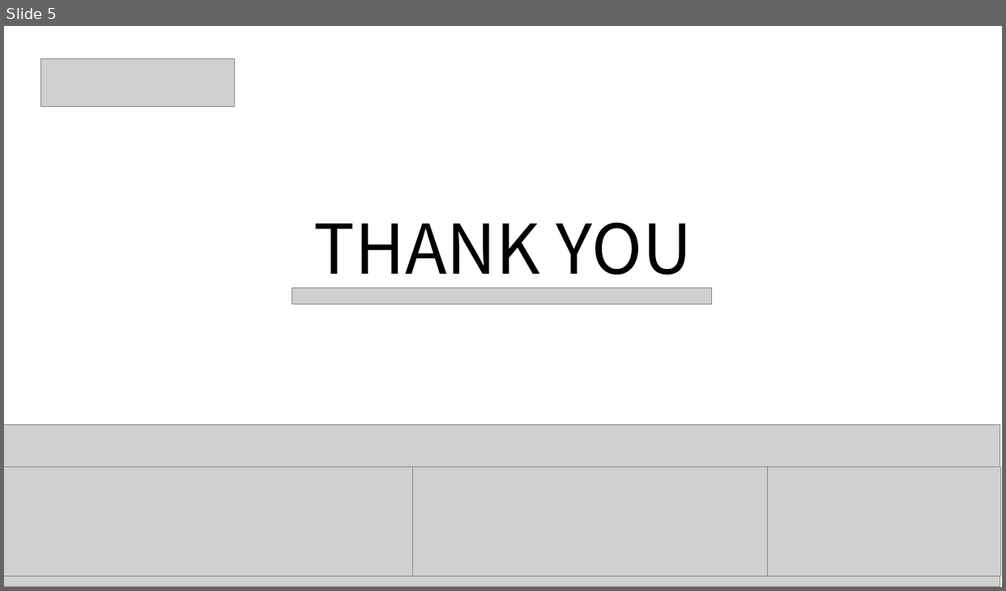
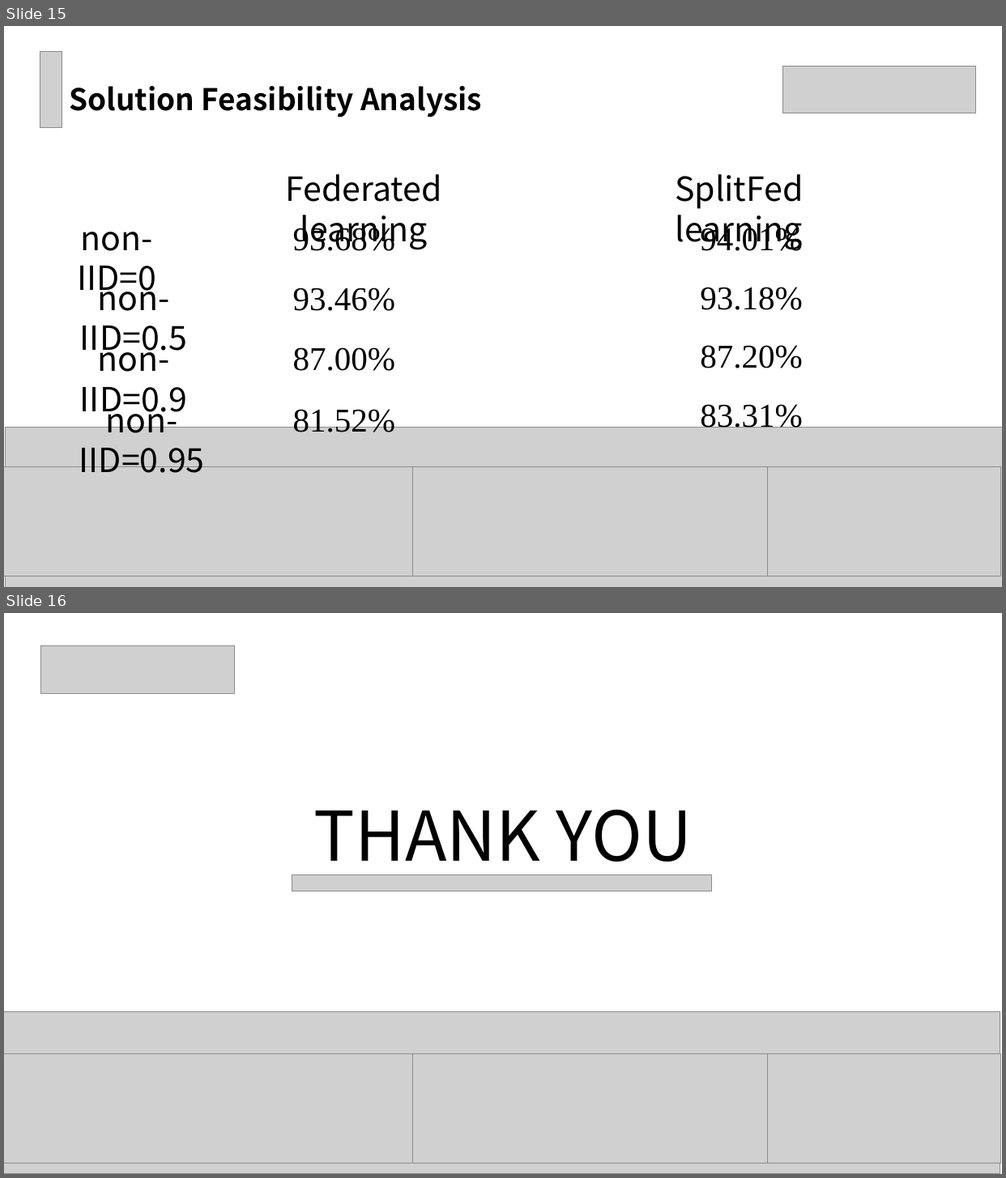
Before and after one commit to TIANGeng708/Graduated_Course, a slide deck: 高级计算机网络与大数据/Homework/homework3/pre.pptx. Shown one above the other, each under a label of ours: slide 5 before the commit, slides 15 and 16 after it. The pictures are 1006x591 and 1006x1178 pixels, drawn with LibreOffice and Linux fonts; fonts in the diff are those of the drawing; grey boxes stand for pictures. Boxes give left, top, right and bottom in pixels: in the first picture for what was removed or moved away, otherwise in the second. Text is boxed around its words. In the diff, an @@ line names an element or a change of style, - is before the commit and + after.

```diff
--- a/高级计算机网络与大数据/Homework/homework3/pre.pptx
+++ b/高级计算机网络与大数据/Homework/homework3/pre.pptx
@@ slide 15 added at (4,26,1002,587), background #FFFFFF @@
@@ picture added at (40,51,62,128) @@
@@ picture added at (783,66,977,113) @@
@@ title added at (70,86,482,118), 28.8 pt, text #000000, bold @@
+Solution Feasibility Analysis
@@ text added at (286,174,442,250), 32 pt, text #000000 @@
+Federated learning
@@ text added at (675,174,803,250), 32 pt, text #000000 @@
+SplitFed learning
@@ text added at (77,232,156,299), 32 pt, text #000000 @@
+non-IID=0
@@ text added at (293,224,396,251), 32 pt, text #000000 @@
+93.68%
@@ text added at (700,224,803,251), 32 pt, text #000000 @@
+94.01%
@@ text added at (80,276,187,359), 32 pt, text #000000 @@
+non-IID=0.5
@@ text added at (293,288,396,311), 32 pt, text #000000 @@
+93.46%
@@ text added at (700,287,803,310), 32 pt, text #000000 @@
+93.18%
@@ text added at (80,337,187,420), 32 pt, text #000000 @@
+non-IID=0.9
@@ text added at (293,348,396,371), 32 pt, text #000000 @@
+87.00%
@@ text added at (700,345,803,369), 32 pt, text #000000 @@
+87.20%
@@ text added at (79,399,205,473), 32 pt, text #000000 @@
+non-IID=0.95
@@ text added at (293,406,396,433), 32 pt, text #000000 @@
+81.52%
@@ text added at (700,404,803,433), 32 pt, text #000000 @@
+83.31%
@@ picture added at (5,428,1002,587) @@
@@ picture added at (4,467,414,577) @@
@@ picture added at (413,467,767,577) @@
@@ picture added at (768,467,1001,577) @@
@@ what was slide 5 is now slide 16 @@
```
Also in this commit, not shown: 1 slide changed, 13 other slides added, 3 slides removed, 11 other files.
